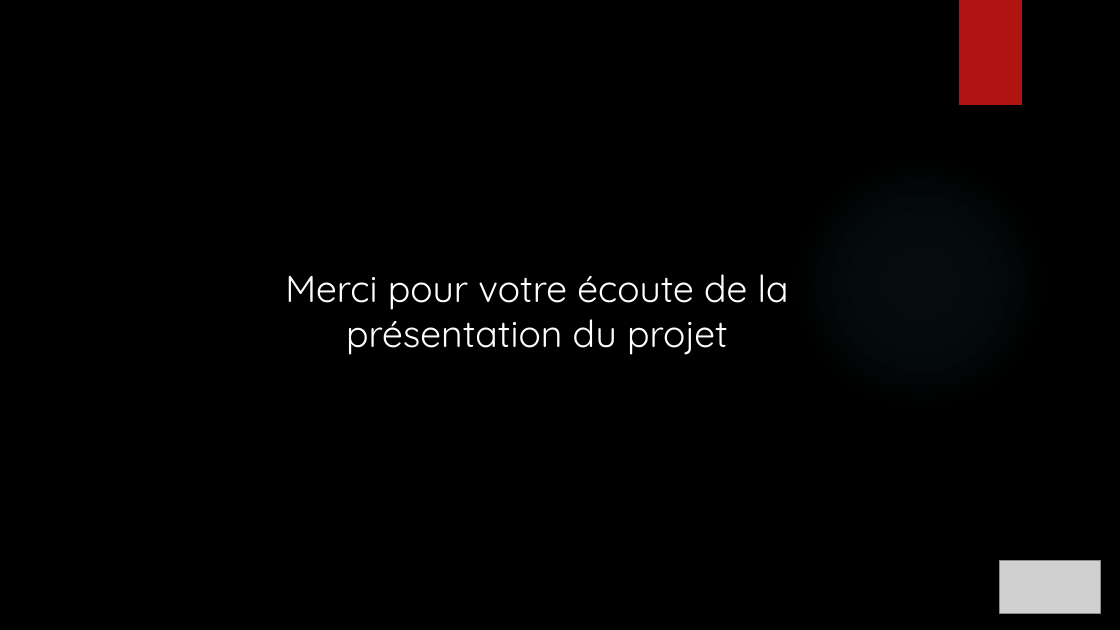
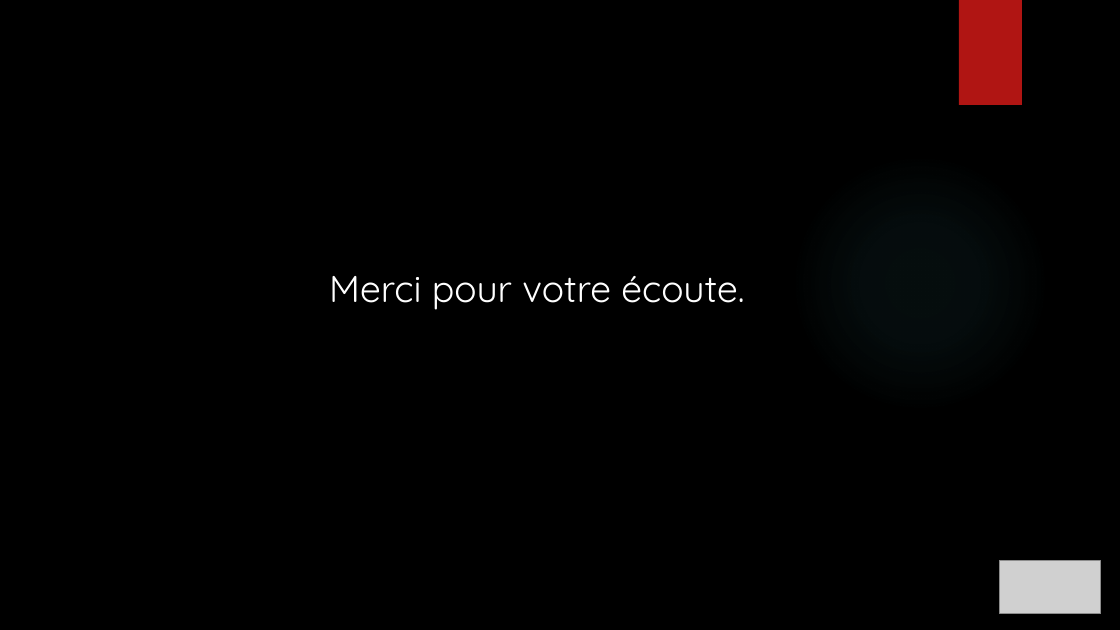
Before and after one commit to ChampemeDylan/UPOP, a slide deck: slide 16 of Présentation UPOP.pptx (slide 17 before the commit). Drawn at 1120x630 pixels with LibreOffice and Linux fonts; fonts in the diff are those of the drawing; grey boxes stand for pictures; background and template pictures are left out. Boxes give left, top, right and bottom in pixels: in the first picture for what was removed or moved away, otherwise in the second. Text is boxed around its words. In the diff, an @@ line names an element or a change of style, - is before the commit and + after.

```diff
--- a/Présentation UPOP.pptx
+++ b/Présentation UPOP.pptx
@@ text at (329, 276, 744, 310): text changed @@
-Merci pour votre écoute de la présentation du projet
+Merci pour votre écoute.
```
Also in this commit, not shown: 2 other slides changed, 1 slide added, 2 slides removed.
